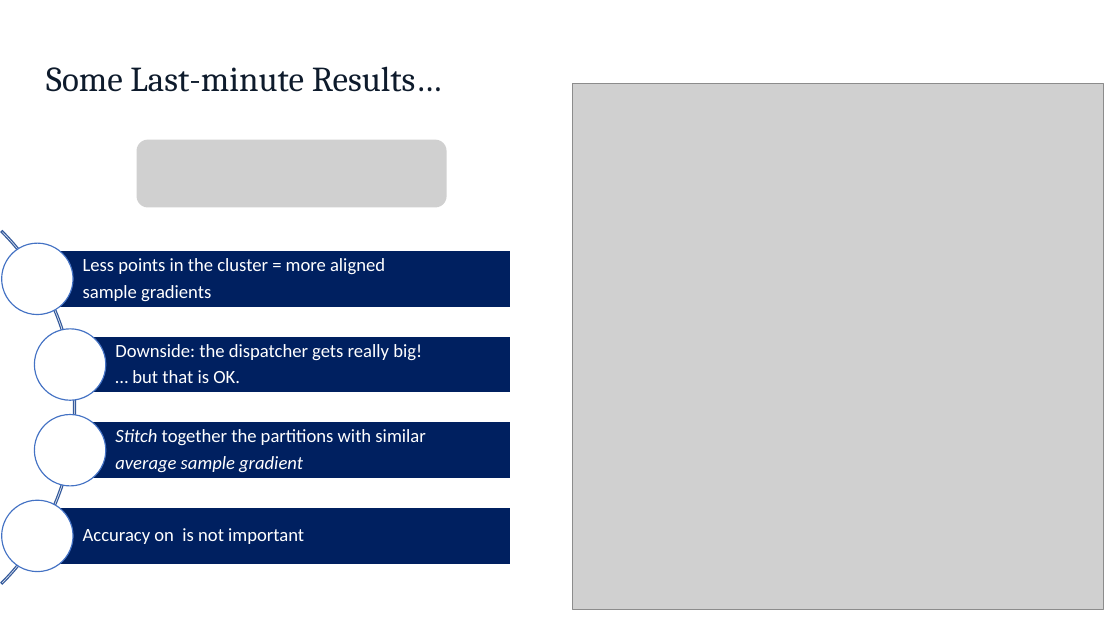
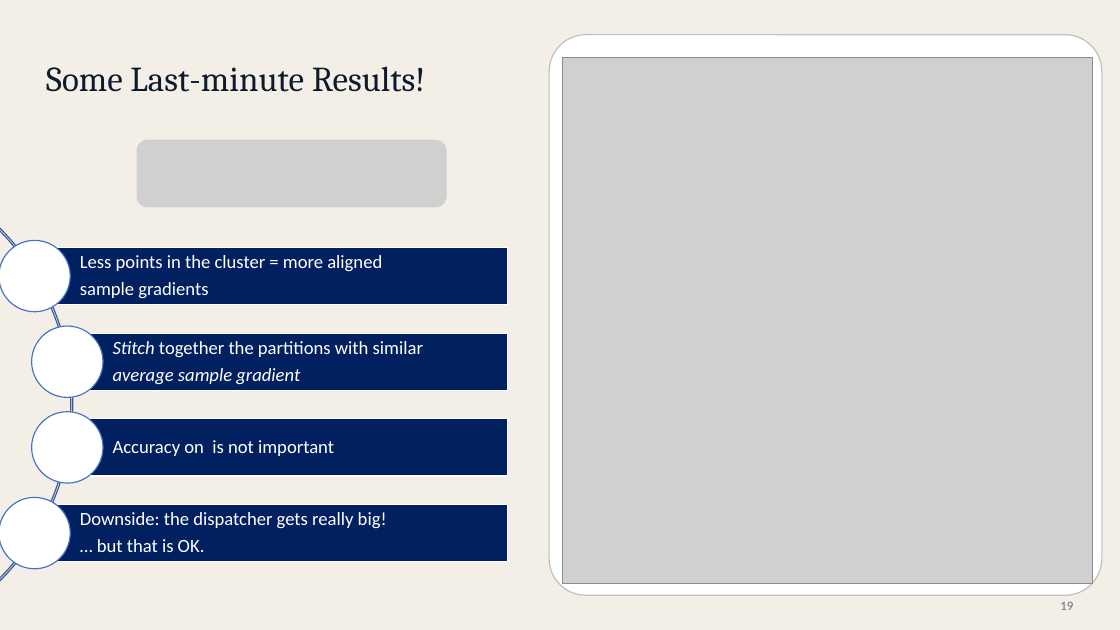
Before and after one commit to Omega97/masters-thesis-unsupervised-bucketing, a slide deck: slide 22 of Presentation/Chess_MoE_defense.pptx. Drawn at 1120x630 pixels with LibreOffice and Linux fonts; fonts in the diff are those of the drawing; grey boxes stand for pictures. Boxes give left, top, right and bottom in pixels: in the first picture for what was removed or moved away, otherwise in the second. Text is boxed around its words. In the diff, an @@ line names an element or a change of style, - is before the commit and + after.

```diff
--- a/Presentation/Chess_MoE_defense.pptx
+++ b/Presentation/Chess_MoE_defense.pptx
@@ background #FFFFFF to #F4EFE6 @@
@@ rounded rectangle added at [549,34,1102,595], fill #FFFFFF, outline #BFBFBF 1 pt @@
@@ picture: place and size @@
-picture at [573,83,1104,610]
+picture at [562,57,1093,584]
@@ text at [46,66,426,92]: text changed @@
-Some Last-minute Results…
+Some Last-minute Results!
@@ arch (boxed as its full ring): place and size @@
-arch (boxed as its full ring) at [0,157,76,630]
+arch (boxed as its full ring) at [0,155,72,630]
@@ text "Stitch together the partitions with ...": place and size @@
-text "Stitch together the partitions with ..." at [115,429,425,472]
+text "Stitch together the partitions with ..." at [113,341,423,385]
@@ text "Accuracy on is not important": place and size @@
-text "Accuracy on is not important" at [83,528,304,544]
+text "Accuracy on is not important" at [113,440,334,456]
@@ text "Downside: the dispatcher gets really ...": place and size @@
-text "Downside: the dispatcher gets really ..." at [115,344,422,383]
+text "Downside: the dispatcher gets really ..." at [80,512,387,552]
@@ text added at [1060,602,1073,610], 11 pt, text #6B6F76 @@
+19
```
Also in this commit, not shown: 17 other slides changed, 8 slides added.
